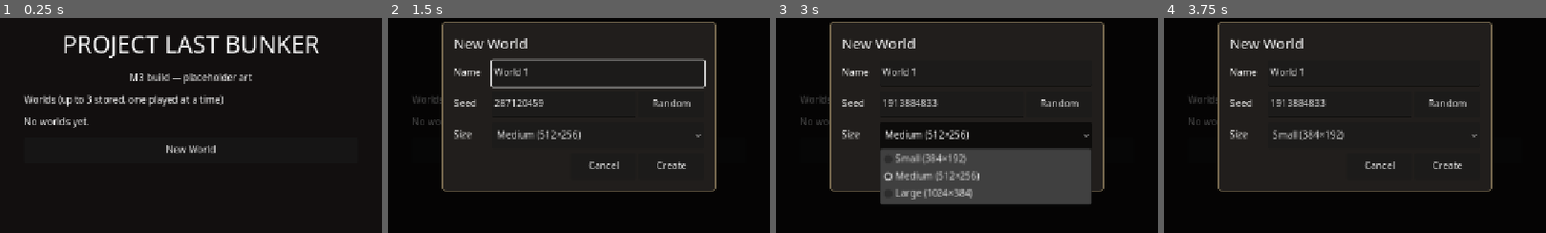
Above: before the commit, frames 1-4 (left to right).
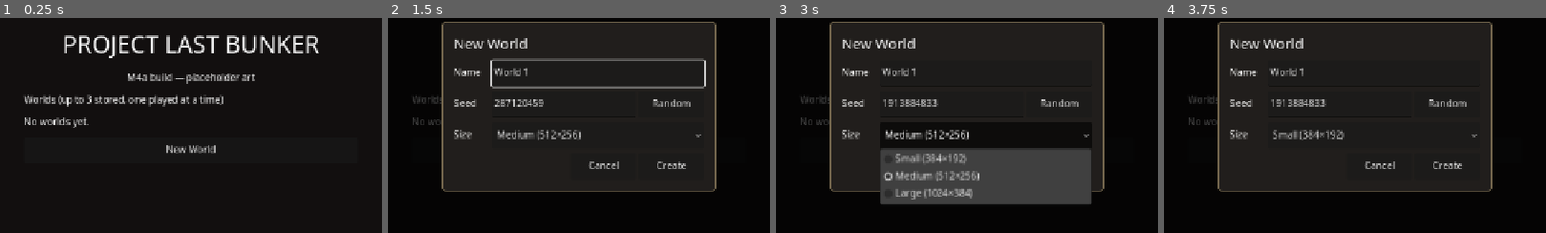
Above: after the commit, the same moments.

Repository: TARO2365/game2D-view
Game: Godot game, scene res://scenes/main.tscn
Same seed, same stepped clock (60 frames per second), same inputs: the game is played once before the commit and once after it.
Inputs:
- Up to frame 1 (0.25 s): no input
- Up to frame 2 (1.5 s): click "New World" at 0.5 s; click "New World" at 1.25 s
- Up to frame 3 (3 s): click "Random" at 2 s; click "Medium (512×256)" at 2.75 s
- Up to frame 4 (3.75 s): click "Create" at 3.5 s
The pictures show only the part of the screen within x 25-75%, y 29-79%; the shares and areas given below are measured in that part.

The runs differ from the first frame. In frame 1, 0.8% of the frame differs, in the area x 33-67%, y 25-31%; in frame 2, nothing differs; in frame 3, less than 0.1%; in frame 4, nothing differs.

Commit message:
M4a UI: day/night tint (M4A-QA-5), menu label
Co-Authored-By: Claude Opus 5.5 <noreply@anthropic.com>

Diff:
--- a/src/presentation/game_screen.gd
+++ b/src/presentation/game_screen.gd
@@ -16,6 +16,15 @@
 const DEBUG_HUD_WIDTH := 340.0
 const DEBUG_HUD_HEIGHT := 84.0
 const SCHEDULE_POS := Vector2(372, 352)
+## Day/night tint keyframes [hour, colour], piecewise linear over the day
+## (dusk 18–20, night 20–05, dawn 05–07). Night stays light enough to read
+## underground (one global tint, no per-depth cost). PLACEHOLDER colours.
+const TINT_DAY := Color(1, 1, 1)
+const TINT_NIGHT := Color(0.52, 0.56, 0.8)
+const TINT_KEYS := [
+	[0.0, TINT_NIGHT], [5.0, TINT_NIGHT], [6.0, Color(0.95, 0.82, 0.78)], [7.0, TINT_DAY],
+	[18.0, TINT_DAY], [19.0, Color(1.0, 0.8, 0.68)], [20.0, TINT_NIGHT], [24.0, TINT_NIGHT],
+]
 
 var session: WorldSession
 var slots: WorldSlots
@@ -41,6 +50,8 @@
 var schedule_editor: ScheduleEditor
 var debug_hud: Label
 var toast: Label
+## Day/night tint of the world canvas (M4A-QA-5). HUD CanvasLayers are not affected.
+var day_tint: CanvasModulate
 
 var last_tick_ms := 0.0
 var autosave_left := AUTOSAVE_INTERVAL_SEC
@@ -103,6 +114,10 @@
 	camera.setup(Vector2(session.grid.get_size() * px))
 	add_child(camera)
 	camera.make_current()
+	day_tint = CanvasModulate.new()
+	day_tint.name = "DayNightTint"
+	day_tint.color = tint_for_tick(session.clock.tick_index)
+	add_child(day_tint)
 	var mid := session.grid.width / 2
 	camera.position = CameraController.clamp_center(
 			Vector2(mid * px, session.grid.surface_y[mid] * px), camera.view_size_world(), camera.world_size_px)
@@ -246,7 +261,23 @@
 		_toast_left -= delta
 		if _toast_left <= 0.0:
 			toast.text = ""
+	day_tint.color = tint_for_tick(session.clock.tick_index)
 	_update_hud()
+
+
+## World tint for a simulation tick (pure; uses GameTime's day offset).
+static func tint_for_tick(tick: int) -> Color:
+	var in_day := posmod(tick + GameTime.START_OFFSET, GameTime.TICKS_PER_DAY)
+	var h := float(in_day) / GameTime.TICKS_PER_HOUR
+	for i in range(1, TINT_KEYS.size()):
+		var b: Array = TINT_KEYS[i]
+		var hb: float = b[0]
+		if h <= hb:
+			var a: Array = TINT_KEYS[i - 1]
+			var ha: float = a[0]
+			var t: float = (h - ha) / maxf(0.0001, hb - ha)
+			return (a[1] as Color).lerp(b[1] as Color, clampf(t, 0.0, 1.0))
+	return TINT_NIGHT
 
 
 func set_tool(t: int) -> void:
--- a/src/presentation/ui/main_menu.gd
+++ b/src/presentation/ui/main_menu.gd
@@ -44,7 +44,7 @@
 	title.horizontal_alignment = HORIZONTAL_ALIGNMENT_CENTER
 	box.add_child(title)
 	var sub := Label.new()
-	sub.text = "M3 build — placeholder art"
+	sub.text = "M4a build — placeholder art"
 	sub.horizontal_alignment = HORIZONTAL_ALIGNMENT_CENTER
 	box.add_child(sub)
 	var hdr := Label.new()
--- a/tests/integration/test_ui_needs.gd
+++ b/tests/integration/test_ui_needs.gd
@@ -304,3 +304,39 @@
 		for j in range(i + 1, names.size()):
 			var rb: Rect2 = rects[names[j]]
 			assert_false(ra.intersects(rb), "%s %s overlaps %s %s" % [names[i], ra, names[j], rb])
+
+
+## Tick of a time of day on Day 1 (worlds start at 06:00).
+static func _tick_at(hour: float) -> int:
+	var h := hour if hour >= GameTime.START_HOUR else hour + 24.0
+	return int(round((h - GameTime.START_HOUR) * GameTime.TICKS_PER_HOUR))
+
+
+## M4A-QA-5: the world darkens at night, smoothly, and the HUD does not.
+func test_day_night_tint() -> void:
+	assert_true(game.day_tint is CanvasModulate)
+	var noon := GameScreen.tint_for_tick(_tick_at(12.0))
+	var midnight := GameScreen.tint_for_tick(_tick_at(0.0))
+	assert_eq(noon, Color(1, 1, 1), "no tint at noon")
+	assert_ne(noon, midnight)
+	assert_lt(midnight.v, noon.v, "darker at night")
+	assert_gt(midnight.v, 0.5, "night stays readable")
+	# Smooth across dusk 18:00-20:00: many distinct steps, none large.
+	var prev := GameScreen.tint_for_tick(_tick_at(18.0))
+	var distinct := 0
+	for m in range(10, 121, 10):
+		var c := GameScreen.tint_for_tick(_tick_at(18.0 + m / 60.0))
+		var step := absf(c.r - prev.r) + absf(c.g - prev.g) + absf(c.b - prev.b)
+		assert_lt(step, 0.2, "smooth at 18:00 + %d min" % m)
+		if step > 0.0001:
+			distinct += 1
+		prev = c
+	assert_eq(distinct, 12, "changes at every sample across dusk")
+	assert_eq(prev, GameScreen.TINT_NIGHT, "fully night at 20:00")
+	assert_eq(GameScreen.tint_for_tick(_tick_at(7.0)), Color(1, 1, 1), "day again after dawn")
+	assert_eq(GameScreen.tint_for_tick(_tick_at(12.0) + GameTime.TICKS_PER_DAY), noon, "repeats daily")
+	# Applied to the world canvas each frame; HUD panels live on CanvasLayers.
+	session.clock.tick_index = _tick_at(0.0)
+	await wait_process_frames(1)
+	assert_eq(game.day_tint.color, midnight)
+	assert_true(game.alerts_panel.get_parent() is CanvasLayer, "HUD not tinted")
